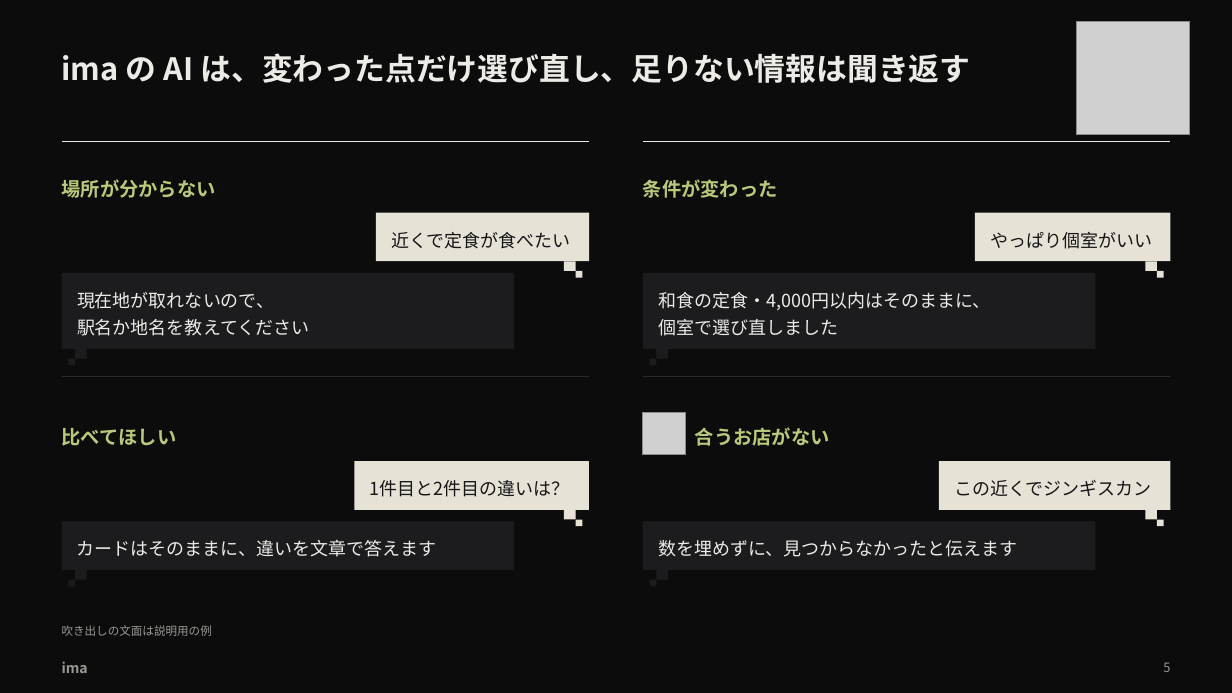
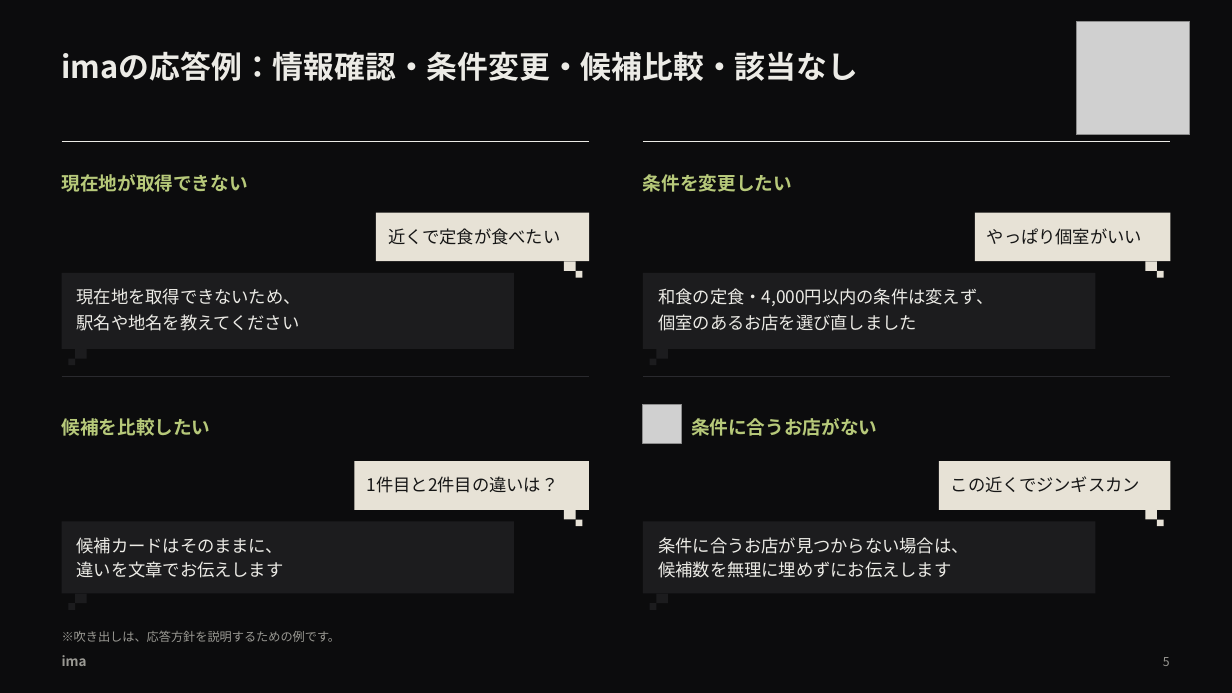
Before and after one commit to takapom/ima-app, a slide deck: slide 6 of docs/pitch/ima-pitch.pptx. Drawn at 1232x693 pixels with LibreOffice and Linux fonts; fonts in the diff are those of the drawing; grey boxes stand for pictures. Boxes give left, top, right and bottom in pixels: in the first picture for what was removed or moved away, otherwise in the second. Text is boxed around its words. In the diff, an @@ line names an element or a change of style, - is before the commit and + after.

```diff
--- a/docs/pitch/ima-pitch.pptx
+++ b/docs/pitch/ima-pitch.pptx
@@ text at box(62, 51, 858, 81): text changed @@
-ima の AI は、変わった点だけ選び直し、足りない情報は聞き返す
+imaの応答例：情報確認・条件変更・候補比較・該当なし
@@ text at box(62, 174, 248, 192): text changed; size 15 to 14.5 pt @@
-場所が分からない
+現在地が取得できない
@@ text at box(643, 174, 792, 192): text changed; size 15 to 14.5 pt @@
-条件が変わった
+条件を変更したい
@@ text at box(77, 288, 301, 331): text changed; size 14 to 13.5 pt @@
-現在地が取れないので、
-駅名か地名を教えてください
+現在地を取得できないため、
+駅名や地名を教えてください
@@ text at box(658, 288, 993, 331): text changed; size 14 to 13.5 pt @@
-和食の定食・4,000円以内はそのままに、
-個室で選び直しました
+和食の定食・4,000円以内の条件は変えず、
+個室のあるお店を選び直しました
@@ text at box(62, 418, 211, 436): text changed; size 15 to 14.5 pt @@
-比べてほしい
+候補を比較したい
@@ picture: place and size @@
-picture at box(643, 413, 686, 456)
+picture at box(643, 405, 682, 444)
@@ text at box(691, 418, 877, 436): text changed; size 15 to 14.5 pt @@
-合うお店がない
+条件に合うお店がない
@@ size 14 to 13.5 pt; line spacing 21.4pt to 18.6pt in 4 elements at box(367, 476, 559, 493), box(389, 228, 561, 245), box(987, 228, 1142, 245), box(951, 476, 1140, 492) @@
@@ rectangle: place and size @@
-rectangle at box(62, 521, 515, 570)
+rectangle at box(62, 521, 515, 593)
@@ text at box(77, 537, 284, 578): text changed; size 14 to 13.5 pt @@
-カードはそのままに、違いを文章で答えます
+候補カードはそのままに、
+違いを文章でお伝えします
@@ rectangle: place and size @@
-rectangle at box(643, 521, 1096, 570)
+rectangle at box(643, 521, 1096, 593)
@@ text at box(658, 537, 968, 578): text changed; size 14 to 13.5 pt @@
-数を埋めずに、見つからなかったと伝えます
+条件に合うお店が見つからない場合は、
+候補数を無理に埋めずにお伝えします
@@ 4 rectangles: place and size @@
-4 rectangles at box(68, 570, 667, 586)
+4 rectangles at box(68, 593, 667, 610)
@@ text "ima" at box(62, 655, 87, 666): size 11 to 10.5 pt; line spacing 16.9pt to 12.6pt @@
@@ text at box(62, 631, 341, 642): text changed; size 9 to 9.5 pt @@
-吹き出しの文面は説明用の例
+※吹き出しは、応答方針を説明するための例です。
@@ text "5" at box(1163, 657, 1170, 666): size 10 to 9.5 pt; alignment left to right; line spacing 14.6pt to 11.4pt @@
```
Also in this commit, not shown: 7 other slides changed.
